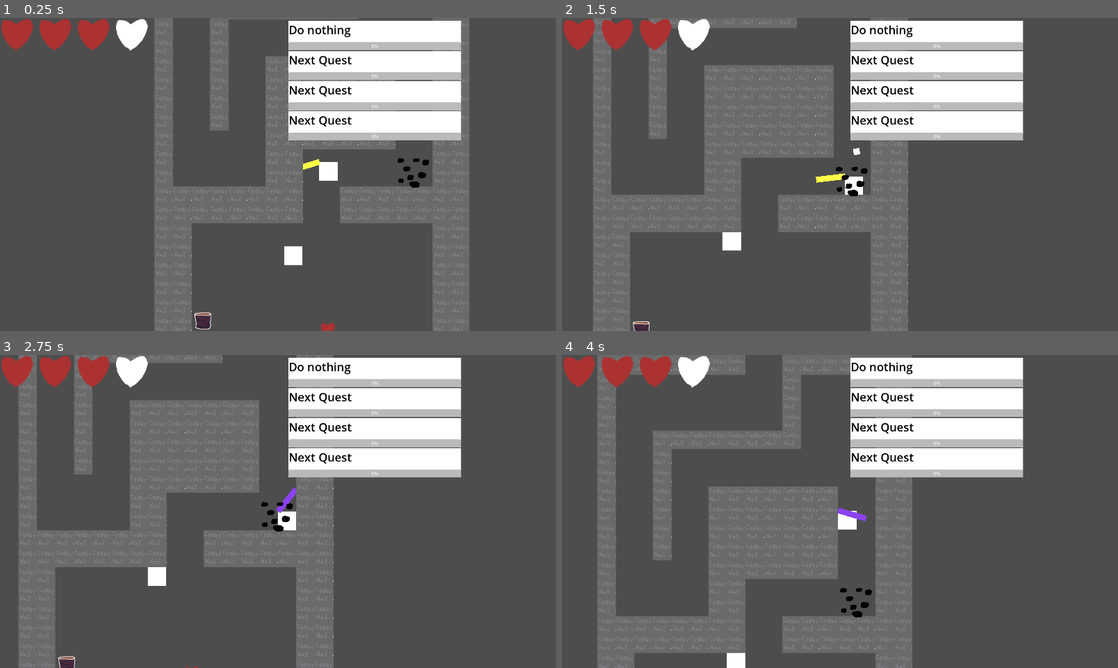
Above: before the commit, frames 1-4 (two rows, left to right).
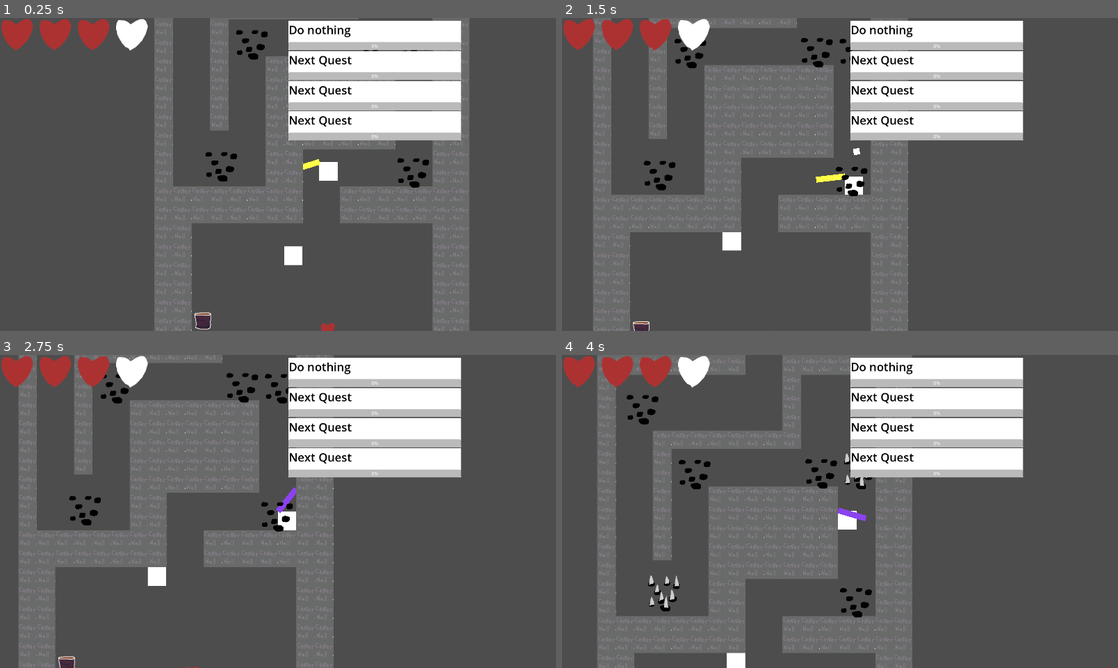
Above: after the commit, the same moments.

Repository: precup/LD51
Game: Godot game, scene res://root.tscn
Same seed, same stepped clock (60 frames per second), same inputs: the game is played once before the commit and once after it.
Inputs (mouse positions are in pixels of both pictures, inside the frame that each line leads up to):
- Up to frame 1 (0.25 s): no input
- Up to frame 2 (1.5 s): move the mouse to (962, 158) at 0.52 s; hold D (right) 0.53-1.28 s; tap Mouse wheel up (change_gun) at 0.6, 1.35 s; click (962, 158) at 0.67 s; move the mouse to (728, 190) at 1.27 s; hold S (down) from 1.28 s (still down)
- Up to frame 3 (2.75 s): move the mouse to (333, 442) at 2.02 s; release S (down) at 2.03 s; hold D (right) from 2.03 s (still down); tap Mouse wheel up (change_gun) at 2.1 s
- Up to frame 4 (4 s): move the mouse to (812, 574) at 2.77 s; release D (right) at 2.78 s; hold W (up) 2.78-3.53 s; tap Mouse wheel up (change_gun) at 2.85, 3.6 s; click (812, 574) at 2.92 s; move the mouse to (1006, 558) at 3.52 s; hold A (left) from 3.53 s (still down)

The runs differ from the first frame. In frame 1, 0.3% of the frame differs, in the area x 37-77%, y 3-53%; in frame 2, 0.5%; in frame 3, 0.6%; in frame 4, 0.8%, in the area x 11-56%, y 12-82%.

Commit message:
add more spikes

Diff:
--- a/root.tscn
+++ b/root.tscn
@@ -357,3 +357,20 @@
 
 [node name="spike_trap" parent="level_1/doodads" instance=ExtResource("10_b02l4")]
 position = Vector2(953, -250)
+
+[node name="spike_trap2" parent="level_1/doodads" instance=ExtResource("10_b02l4")]
+position = Vector2(833, -695)
+
+[node name="spike_trap6" parent="level_1/doodads" instance=ExtResource("10_b02l4")]
+position = Vector2(966, -692)
+off_cycle = true
+
+[node name="spike_trap3" parent="level_1/doodads" instance=ExtResource("10_b02l4")]
+position = Vector2(396, -692)
+
+[node name="spike_trap4" parent="level_1/doodads" instance=ExtResource("10_b02l4")]
+position = Vector2(290, -271)
+off_cycle = true
+
+[node name="spike_trap5" parent="level_1/doodads" instance=ExtResource("10_b02l4")]
+position = Vector2(216, -916)
--- a/spike_trap.gd
+++ b/spike_trap.gd
@@ -2,6 +2,9 @@
 
 var is_spiky = false
 var bodies_in_trap = []
+@export var off_cycle = false
+
+# countdown looks pretty ugly and seems unnecessary imo!
 
 func _ready():
   $base_enemy._max_health = 4
@@ -23,6 +26,10 @@
 
     for x in range(3):
       # $countdown.text = "%d" % x
+
+      if off_cycle:
+        off_cycle = false
+        continue
 
       for tick in range(120):
         await get_tree().process_frame
@@ -46,7 +53,6 @@
   $graphic.visible = not is_spiky
   # $countdown.visible = not is_spiky
 
-
 func _on_spike_trap_body_entered(body):
   bodies_in_trap.append(body)
 
